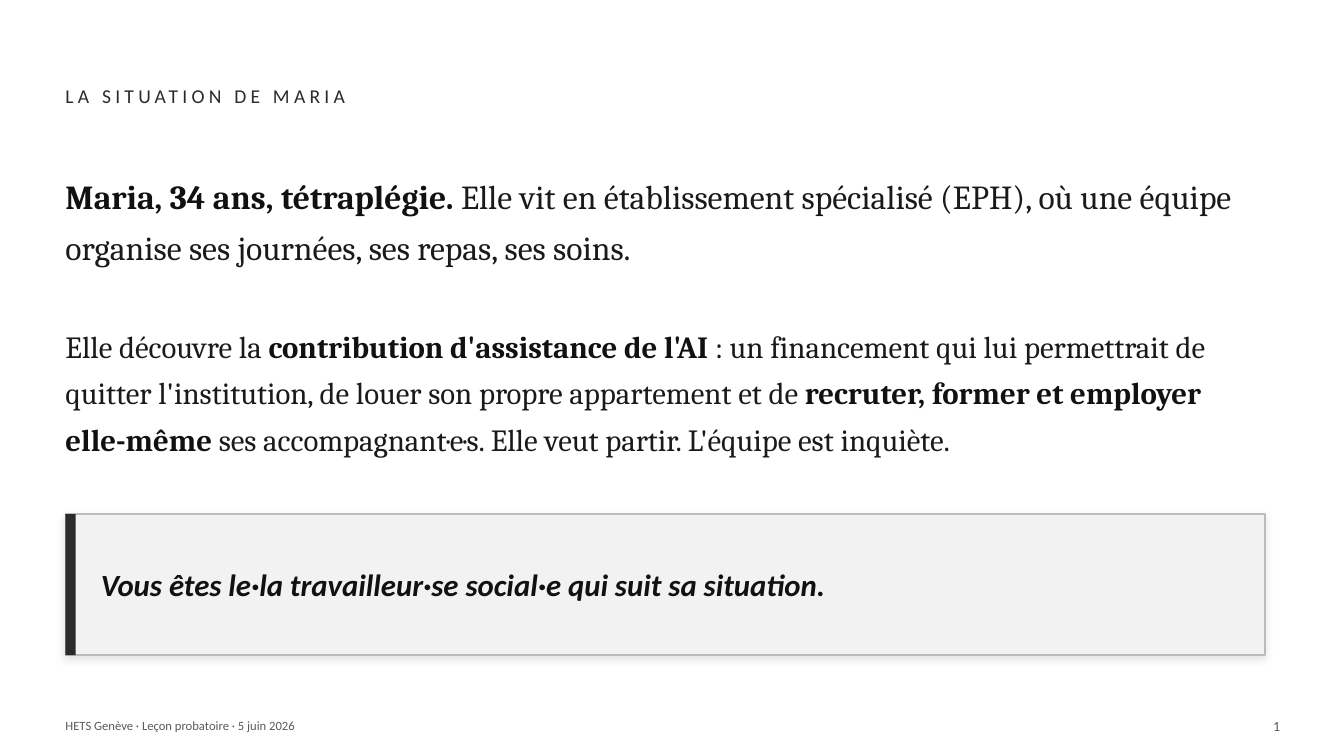
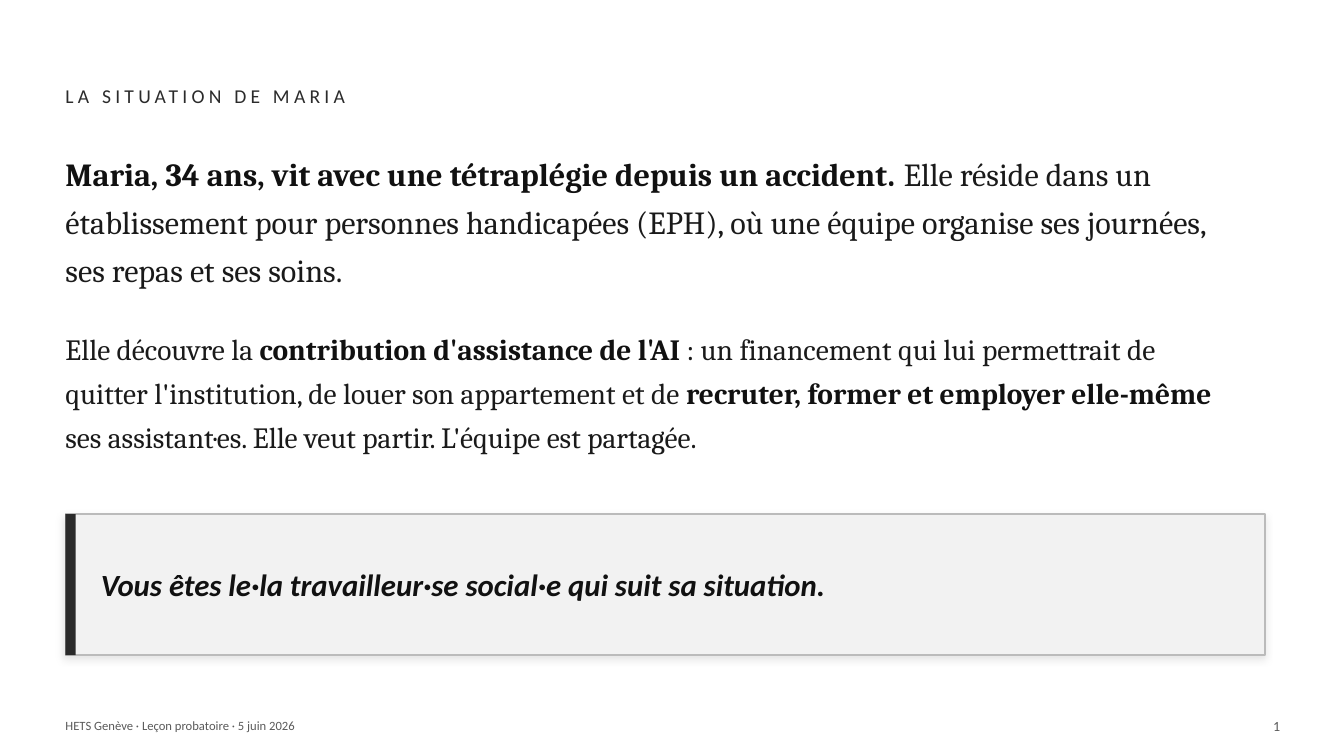
Before and after one commit to pierrebrasseur/cours-handicap-ts, a slide deck: slide 5 of docs/pdfs/Brasseur_lecon_5juin.pptx. Drawn at 1344x756 pixels with LibreOffice and Linux fonts; fonts in the diff are those of the drawing. Boxes give left, top, right and bottom in pixels: in the first picture for what was removed or moved away, otherwise in the second. Text is boxed around its words. In the diff, an @@ line names an element or a change of style, - is before the commit and + after.

```diff
--- a/docs/pdfs/Brasseur_lecon_5juin.pptx
+++ b/docs/pdfs/Brasseur_lecon_5juin.pptx
@@ text at (65, 163, 1207, 289): text changed; size 24 to 23 pt @@
-Maria, 34 ans, tétraplégie. Elle vit en établissement spécialisé (EPH), où une équipe organise ses journées, ses repas, ses soins.
+Maria, 34 ans, vit avec une tétraplégie depuis un accident. Elle réside dans un établissement pour personnes handicapées (EPH), où une équipe organise ses journées, ses repas et ses soins.
@@ text at (65, 339, 1211, 454): text changed; size 22 to 21 pt @@
-Elle découvre la contribution d'assistance de l'AI : un financement qui lui permettrait de quitter l'institution, de louer son propre appartement et de recruter, former et employer elle-même ses accompagnant·e·s. Elle veut partir. L'équipe est inquiète.
+Elle découvre la contribution d'assistance de l'AI : un financement qui lui permettrait de quitter l'institution, de louer son appartement et de recruter, former et employer elle-même ses assistant·es. Elle veut partir. L'équipe est partagée.
```
Also in this commit, not shown: 11 other slides changed, 11 slides added, 11 slides removed.
